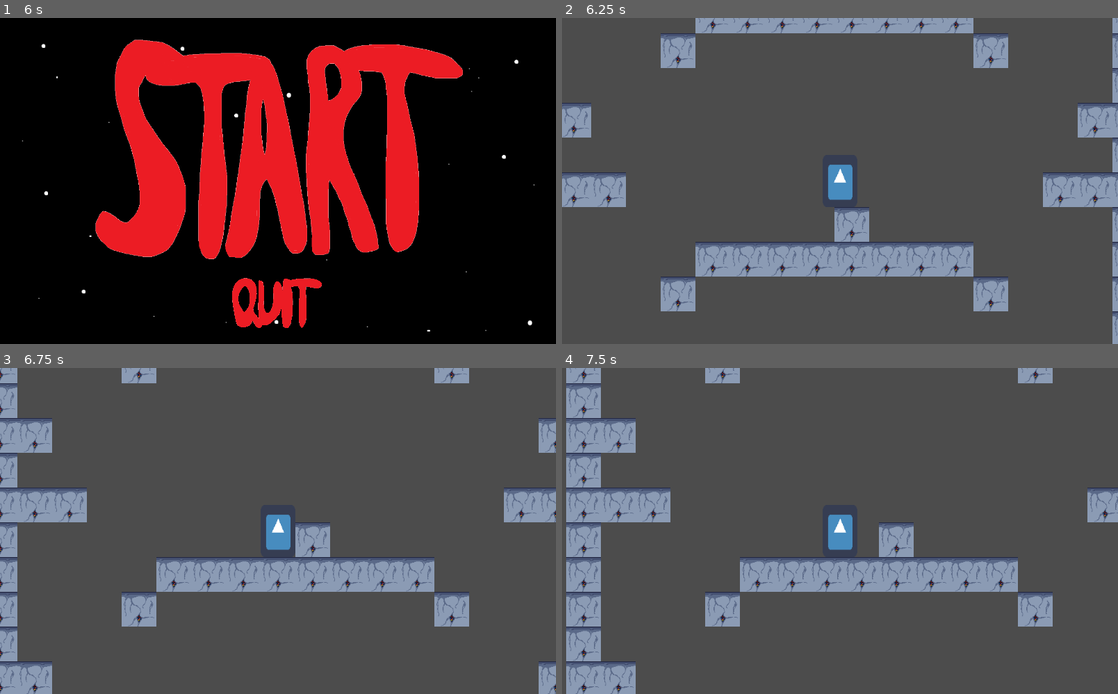
Above: before the commit, frames 1-4 (two rows, left to right).
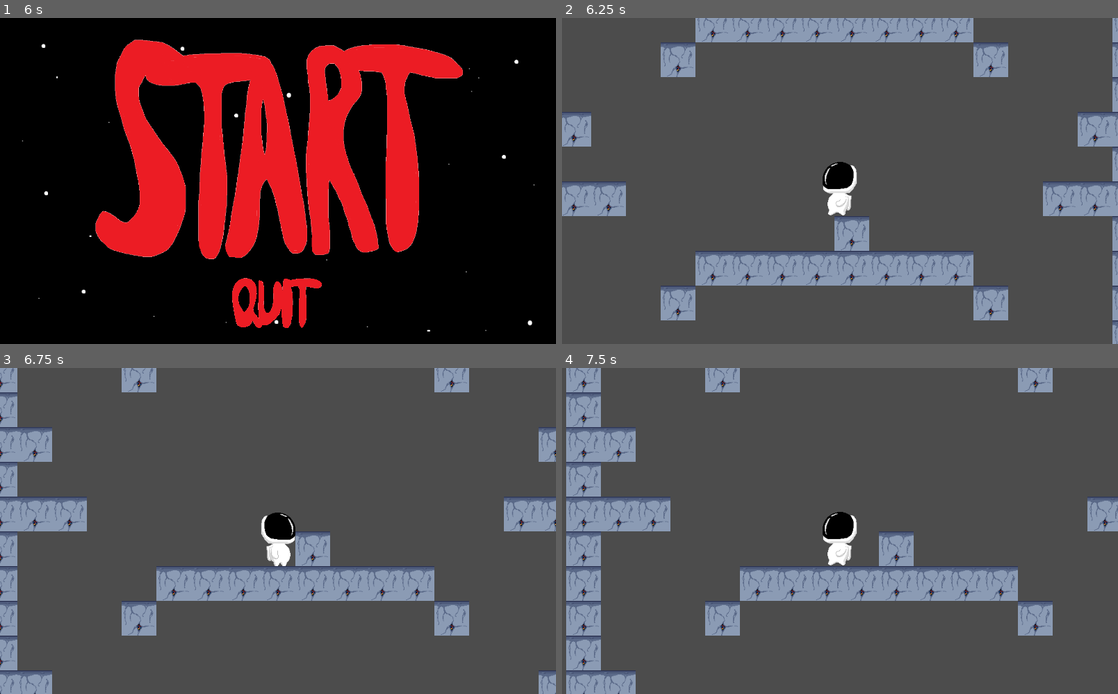
Above: after the commit, the same moments.

Repository: CM-beynon/ItCameFromSaturn
Game: Godot game, scene res://Scenes/StartMenu.tscn
The game is run twice, just before and just after one commit, with the same random seed, the same clock (stepped at 60 frames per second) and the same inputs. The engine's default icon, where the game draws it, is replaced by a stand-in: a white triangle on a blue panel in a dark square.
Inputs (mouse positions are in pixels of both pictures, inside the frame that each line leads up to):
- Up to frame 1 (6 s): click (278, 141) at 0.5 s; click (278, 141) at 1.25 s; tap Enter (ui_accept) at 2, 2.27, 2.75, 3.02, 3.5, 4.25, 4.52, 5, 5.27, 5.75 s; hold Right (ui_right) 2.03-3.53 s; hold Left (ui_left) 3.53-4.28 s; hold Right (ui_right) 4.28-5.78 s; hold Left (ui_left) from 5.78 s (still down)
- Up to frame 2 (6.25 s): keep holding Left (ui_left); tap Enter (ui_accept) at 6.02 s
- Up to frame 3 (6.75 s): release Left (ui_left) at 6.53 s; hold Right (ui_right) from 6.53 s (still down)
- Up to frame 4 (7.5 s): release Right (ui_right) at 7.28 s; hold Left (ui_left) from 7.28 s (still down)

Frame 1 is identical in both runs. In frame 2, 12% of the frame differs, in the area x 0-100%, y 0-100%; in frame 3, 11%; in frame 4, 12%.

Commit message:
Added animation system

Diff:
--- a/Scenes/Player.gd
+++ b/Scenes/Player.gd
@@ -1,4 +1,6 @@
 extends KinematicBody2D
+
+onready var _animation_player = $AnimationPlayer
 
 # Constants
 const SPEED = 200
@@ -11,17 +13,19 @@
 # Variables
 var state = States.FLOOR
 var velocity = Vector2(0,0)
+var active_animation = false
 
 
 func _physics_process(delta):
-	print(state)
 	match state:
-
 		States.FLOOR:
-			$Sprite.scale.y = 1.5
-			$CollisionShape2D.scale.y = 1.5
+			if velocity.length() > 1 and !active_animation:
+				_animation_player.play("Walk")
+			elif !active_animation:
+				_animation_player.play("Idle")
 
 			move_left_or_right()
+
 			if Input.is_action_pressed("ui_up"):
 				velocity.y = JUMP
 
@@ -30,26 +34,38 @@
 			if !is_on_floor():
 				state = States.AIR
 			if Input.is_action_pressed("ui_down"):
+				animate("Crouch")
 				state = States.CROUCH
 
 		States.AIR:
+			velocity.y += GRAVITY
 			move_left_or_right()
-			velocity.y += GRAVITY
 			move()
+
 			if is_on_floor() and !Input.is_action_pressed("ui_down"):
 				state = States.FLOOR
 			if is_on_floor() and Input.is_action_pressed("ui_down"):
 				state = States.CROUCH
 
 		States.CROUCH:
-			$Sprite.scale.y = 0.99
-			$CollisionShape2D.scale.y = 0.99
+			if velocity.length() > 1 and !active_animation:
+				$AnimationPlayer.play("CrouchWalk")
+			elif !active_animation:
+				$AnimationPlayer.play("CrouchIdle")
+
 			move_left_or_right()
 			move()
+
 			if !is_on_floor():
 				state = States.AIR
 			if !$CheckCeilingLeft.is_colliding() and !$CheckCeilingRight.is_colliding() and !Input.is_action_pressed("ui_down"):
+				animate("Stand")
 				state = States.FLOOR
+
+func animate(animation):
+	if !active_animation:
+		_animation_player.play(animation)
+		active_animation = true
 
 # Calculates movement and collisions from the velocity vector
 func move():
@@ -58,8 +74,14 @@
 # Checks if the player is trying to move left or right
 func move_left_or_right():
 	if Input.is_action_pressed("ui_right"):
-				velocity.x = SPEED
+
+		$Sprite.flip_h = true
+		velocity.x = SPEED
 	elif Input.is_action_pressed("ui_left"):
+		$Sprite.flip_h = false
 		velocity.x = -SPEED
 	else:
 		velocity.x = lerp(velocity.x, 0, 0.15)
+
+func _on_AnimationPlayer_animation_finished(anim_name):
+	active_animation = false
--- a/Scenes/Player.tscn
+++ b/Scenes/Player.tscn
@@ -1,19 +1,130 @@
-[gd_scene load_steps=4 format=2]
+[gd_scene load_steps=11 format=2]
 
-[ext_resource path="res://icon.png" type="Texture" id=1]
+[ext_resource path="res://ASSETS/Sprites/PlayerSpriteSaturn-Sheet.png" type="Texture" id=1]
 [ext_resource path="res://Scenes/Player.gd" type="Script" id=2]
 
 [sub_resource type="RectangleShape2D" id=1]
-extents = Vector2( 32, 32 )
+extents = Vector2( 32, 48.0579 )
+
+[sub_resource type="Animation" id=5]
+resource_name = "Crouch"
+length = 0.4
+tracks/0/type = "value"
+tracks/0/path = NodePath("Sprite:frame")
+tracks/0/interp = 1
+tracks/0/loop_wrap = true
+tracks/0/imported = false
+tracks/0/enabled = true
+tracks/0/keys = {
+"times": PoolRealArray( 0, 0.1, 0.2, 0.3 ),
+"transitions": PoolRealArray( 1, 1, 1, 1 ),
+"update": 1,
+"values": [ 0, 3, 4, 5 ]
+}
+
+[sub_resource type="Animation" id=8]
+resource_name = "CrouchIdle"
+length = 0.1
+tracks/0/type = "value"
+tracks/0/path = NodePath("Sprite:frame")
+tracks/0/interp = 1
+tracks/0/loop_wrap = true
+tracks/0/imported = false
+tracks/0/enabled = true
+tracks/0/keys = {
+"times": PoolRealArray( 0 ),
+"transitions": PoolRealArray( 1 ),
+"update": 1,
+"values": [ 5 ]
+}
+
+[sub_resource type="Animation" id=7]
+resource_name = "CrouchWalk"
+length = 0.4
+tracks/0/type = "value"
+tracks/0/path = NodePath("Sprite:frame")
+tracks/0/interp = 1
+tracks/0/loop_wrap = true
+tracks/0/imported = false
+tracks/0/enabled = true
+tracks/0/keys = {
+"times": PoolRealArray( 0, 0.1, 0.2, 0.3 ),
+"transitions": PoolRealArray( 1, 1, 1, 1 ),
+"update": 1,
+"values": [ 5, 6, 5, 7 ]
+}
+
+[sub_resource type="Animation" id=4]
+resource_name = "Idle"
+tracks/0/type = "value"
+tracks/0/path = NodePath("Sprite:frame")
+tracks/0/interp = 1
+tracks/0/loop_wrap = true
+tracks/0/imported = false
+tracks/0/enabled = true
+tracks/0/keys = {
+"times": PoolRealArray( 0 ),
+"transitions": PoolRealArray( 1 ),
+"update": 1,
+"values": [ 0 ]
+}
+
+[sub_resource type="Animation" id=2]
+length = 0.001
+tracks/0/type = "value"
+tracks/0/path = NodePath("Sprite:frame")
+tracks/0/interp = 1
+tracks/0/loop_wrap = true
+tracks/0/imported = false
+tracks/0/enabled = true
+tracks/0/keys = {
+"times": PoolRealArray( 0 ),
+"transitions": PoolRealArray( 1 ),
+"update": 0,
+"values": [ 0 ]
+}
+
+[sub_resource type="Animation" id=6]
+resource_name = "Stand"
+length = 0.4
+tracks/0/type = "value"
+tracks/0/path = NodePath("Sprite:frame")
+tracks/0/interp = 1
+tracks/0/loop_wrap = true
+tracks/0/imported = false
+tracks/0/enabled = true
+tracks/0/keys = {
+"times": PoolRealArray( 0, 0.1, 0.2, 0.3 ),
+"transitions": PoolRealArray( 1, 1, 1, 1 ),
+"update": 1,
+"values": [ 5, 4, 3, 0 ]
+}
+
+[sub_resource type="Animation" id=3]
+resource_name = "Walk"
+length = 0.4
+tracks/0/type = "value"
+tracks/0/path = NodePath("Sprite:frame")
+tracks/0/interp = 1
+tracks/0/loop_wrap = true
+tracks/0/imported = false
+tracks/0/enabled = true
+tracks/0/keys = {
+"times": PoolRealArray( 0, 0.1, 0.2, 0.3 ),
+"transitions": PoolRealArray( 1, 1, 1, 1 ),
+"update": 1,
+"values": [ 0, 1, 0, 2 ]
+}
 
 [node name="Player" type="KinematicBody2D"]
 script = ExtResource( 2 )
 
 [node name="Sprite" type="Sprite" parent="."]
 texture = ExtResource( 1 )
+hframes = 8
 
 [node name="CollisionShape2D" type="CollisionShape2D" parent="."]
-position = Vector2( 0, -9.53674e-07 )
+position = Vector2( 0, 16.0579 )
 shape = SubResource( 1 )
 
 [node name="CheckCeilingLeft" type="RayCast2D" parent="."]
@@ -27,3 +138,14 @@
 rotation = 3.14159
 enabled = true
 cast_to = Vector2( 0, 3 )
+
+[node name="AnimationPlayer" type="AnimationPlayer" parent="."]
+anims/Crouch = SubResource( 5 )
+anims/CrouchIdle = SubResource( 8 )
+anims/CrouchWalk = SubResource( 7 )
+anims/Idle = SubResource( 4 )
+anims/RESET = SubResource( 2 )
+anims/Stand = SubResource( 6 )
+anims/Walk = SubResource( 3 )
+
+[connection signal="animation_finished" from="AnimationPlayer" to="." method="_on_AnimationPlayer_animation_finished"]
